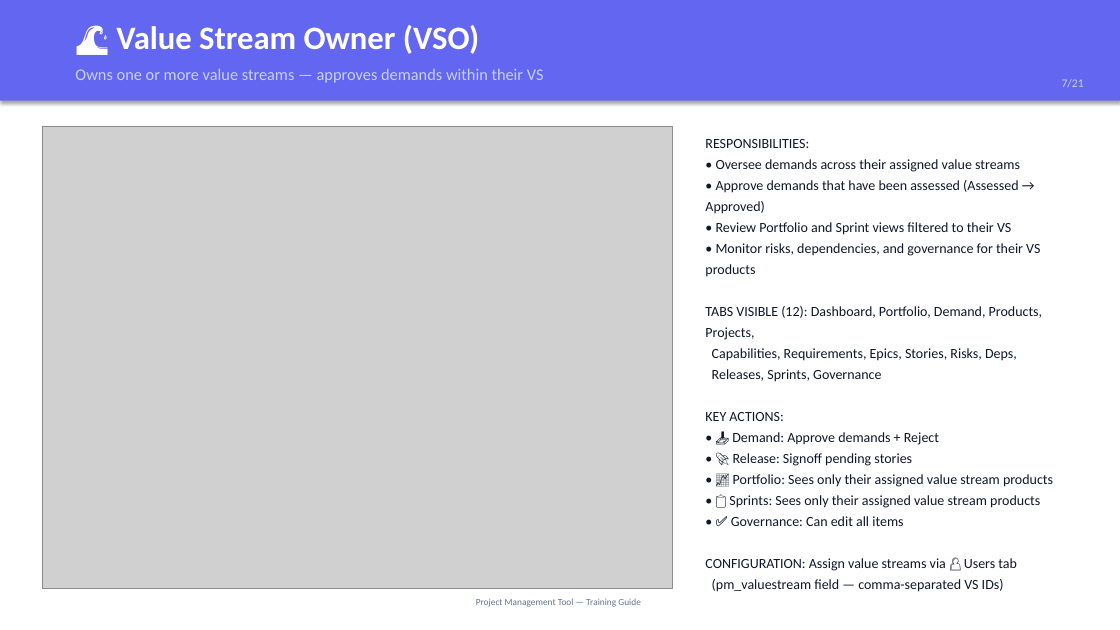
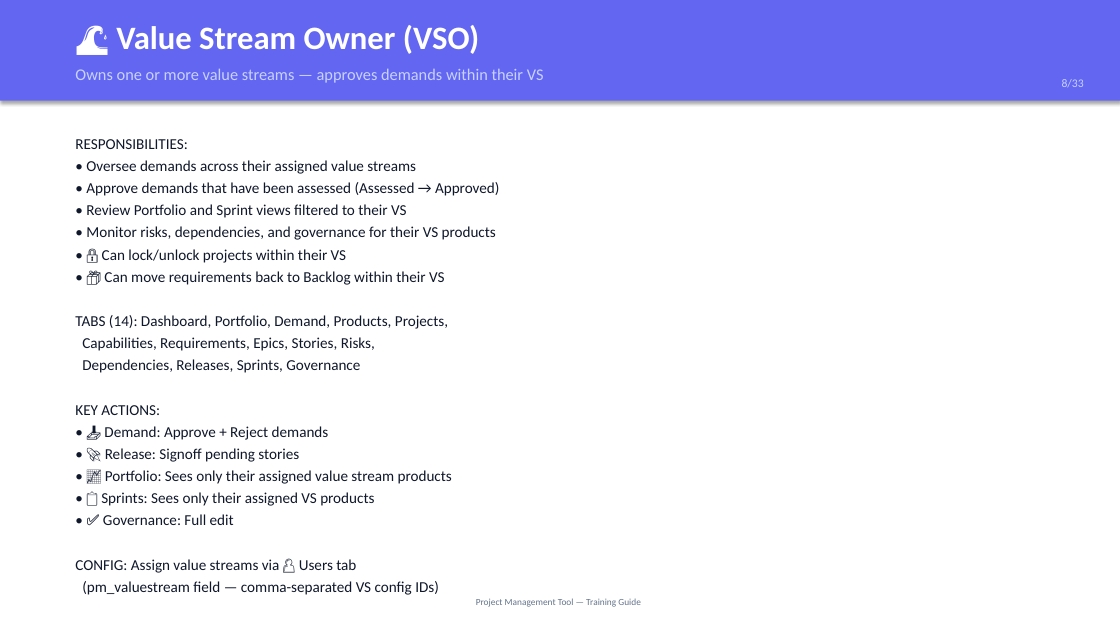
Before and after one commit to lusheng1123/project-management-tool-codeapp, a slide deck: slide 8 of Training-PM-Tool.pptx (slide 7 before the commit). Drawn at 1120x630 pixels with LibreOffice and Linux fonts; fonts in the diff are those of the drawing; grey boxes stand for pictures. Boxes give left, top, right and bottom in pixels: in the first picture for what was removed or moved away, otherwise in the second. Text is boxed around its words. In the diff, an @@ line names an element or a change of style, - is before the commit and + after.

Commit message:
feat: regenerate training PPT (33 slides)
Comprehensive training deck covering:
- Role matrix (8 roles × 18 tabs)
- 8 role deep-dives (permissions, restrictions)
- 17 page/functionality walkthroughs
- Project lock & requirement unlink feature
- Getting started quick reference
- All text-based (no screenshots)

```diff
--- a/Training-PM-Tool.pptx
+++ b/Training-PM-Tool.pptx
@@ text at (1062, 79, 1084, 87): text changed @@
-7/21
+8/33
@@ picture removed at (42, 126, 672, 588) @@
@@ text at (75, 139, 499, 595): text changed; size 12 to 13 pt @@
-RESPONSIBILITIES:
-• Oversee demands across their assigned value streams
-• Approve demands that have been assessed (Assessed → Approved)
-• Review Portfolio and Sprint views filtered to their VS
-• Monitor risks, dependencies, and governance for their VS products
-TABS VISIBLE (12): Dashboard, Portfolio, Demand, Products, Projects,
-Capabilities, Requirements, Epics, Stories, Risks, Deps,
-Releases, Sprints, Governance
-KEY ACTIONS:
-• 📥 Demand: Approve demands + Reject
-• 🚀 Release: Signoff pending stories
-• 📈 Portfolio: Sees only their assigned value stream products
-• 📋 Sprints: Sees only their assigned value stream products
-• ✅ Governance: Can edit all items
-CONFIGURATION: Assign value streams via 👤 Users tab
-(pm_valuestream field — comma-separated VS IDs)
+RESPONSIBILITIES:
+• Oversee demands across their assigned value streams
+• Approve demands that have been assessed (Assessed → Approved)
+• Review Portfolio and Sprint views filtered to their VS
+• Monitor risks, dependencies, and governance for their VS products
+• 🔒 Can lock/unlock projects within their VS
+• 📦 Can move requirements back to Backlog within their VS
+TABS (14): Dashboard, Portfolio, Demand, Products, Projects,
+Capabilities, Requirements, Epics, Stories, Risks,
+Dependencies, Releases, Sprints, Governance
+KEY ACTIONS:
+• 📥 Demand: Approve + Reject demands
+• 🚀 Release: Signoff pending stories
+• 📈 Portfolio: Sees only their assigned value stream products
+• 📋 Sprints: Sees only their assigned VS products
+• ✅ Governance: Full edit
+CONFIG: Assign value streams via 👤 Users tab
+(pm_valuestream field — comma-separated VS config IDs)
```
Also in this commit, not shown: 19 other slides changed, 13 slides added, 1 slide removed, 1 other file.
